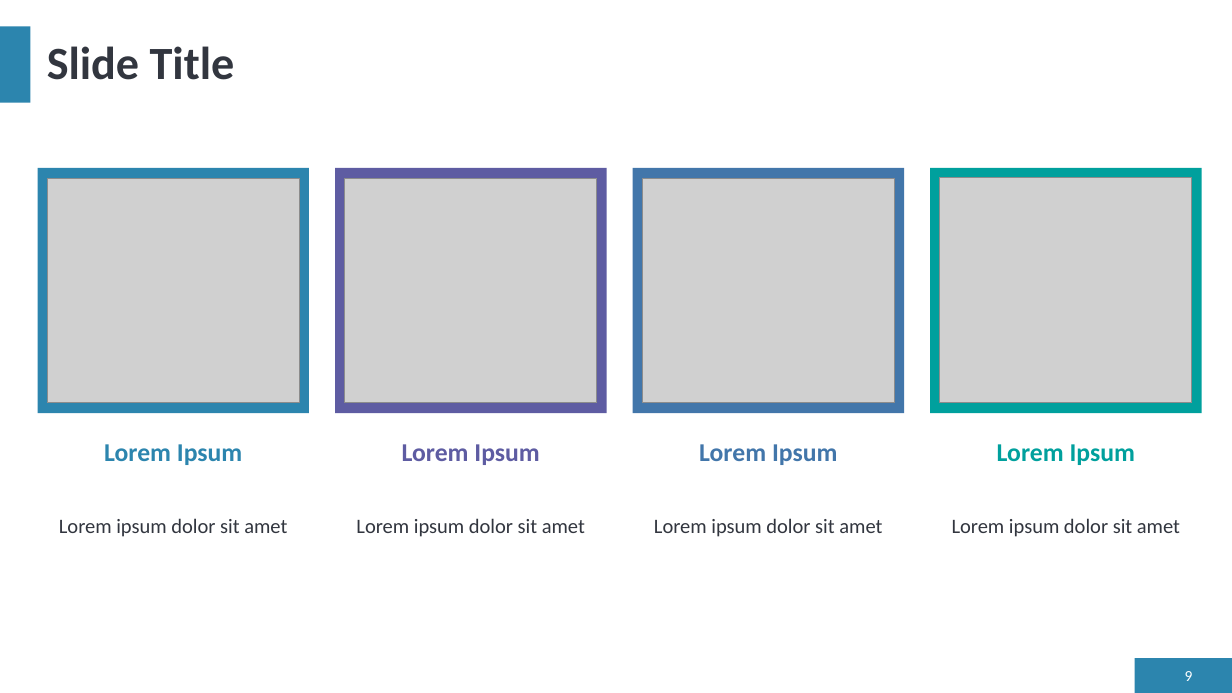
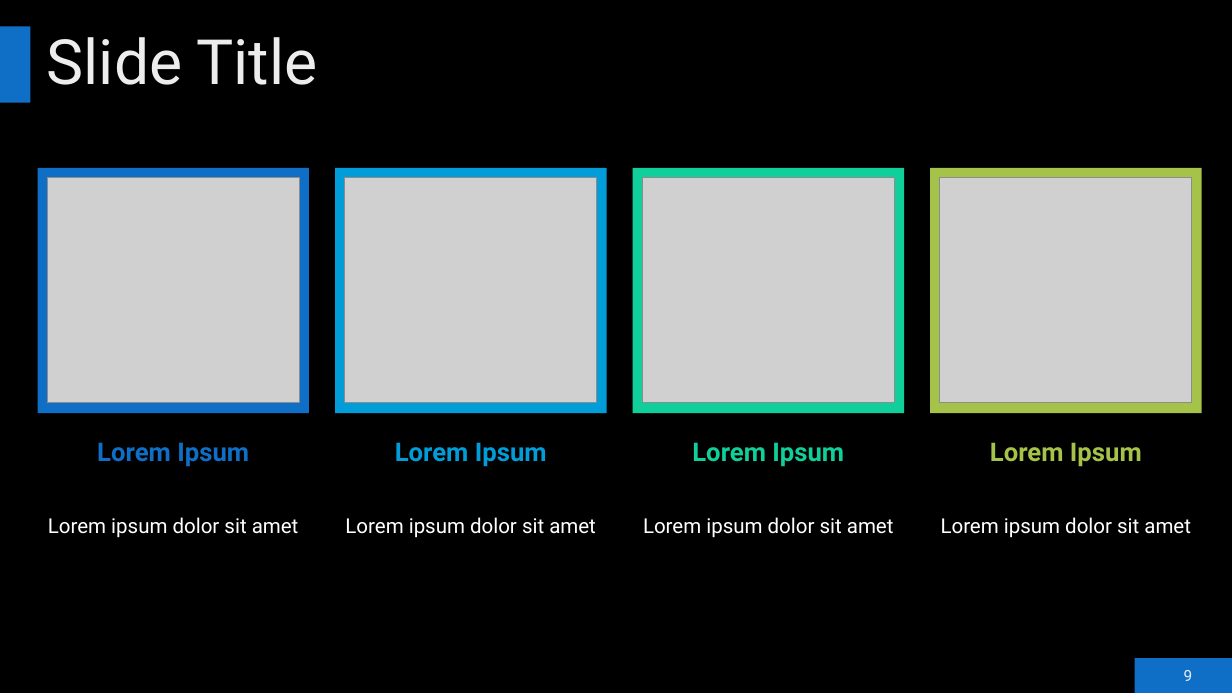
Before and after one commit to ElDon2308/Airline-Sentiment-Analysis, a slide deck: slide 9 of Airline Sentiment Analysis Presentation.pptx. Drawn at 1232x693 pixels with LibreOffice and Linux fonts; fonts in the diff are those of the drawing; grey boxes stand for pictures; background and template pictures are left out. Boxes give left, top, right and bottom in pixels: in the first picture for what was removed or moved away, otherwise in the second. Text is boxed around its words. In the diff, an @@ line names an element or a change of style, - is before the commit and + after.

```diff
--- a/Airline Sentiment Analysis Presentation.pptx
+++ b/Airline Sentiment Analysis Presentation.pptx
@@ background #FFFFFF to picture (left out) @@
@@ title "Slide Title" at (47,37,318,85): size 36 to 48.6 pt, font Calibri to Roboto, text colour #32363F to gradient #DEDEDE to #EDEDED to #FFFFFF, bold off @@
@@ fill #2C85AE to #0F6FC6 in 3 elements at (1135,658,1232,693), (0,26,30,103), (38,168,310,413) @@
@@ rectangle at (335,168,607,413): fill #5E5CA2 to #009DD9 @@
@@ rectangle at (633,168,905,413): fill #4276AA to #10CF9B @@
@@ rectangle at (931,168,1202,413): fill #00A09D to #A5C249 @@
@@ text "Lorem Ipsum" at (97,442,249,467): font Calibri to Roboto, text colour #2C85AE to #0F6FC6 @@
@@ text "Lorem Ipsum" at (395,442,547,467): font Calibri to Roboto, text colour #5E5CA2 to #009DD9 @@
@@ text "Lorem Ipsum" at (692,442,844,467): font Calibri to Roboto, text colour #4276AA to #10CF9B @@
@@ text "Lorem Ipsum" at (990,442,1142,467): font Calibri to Roboto, text colour #00A09D to #A5C249 @@
@@ font Calibri to Roboto, text colour #32363F to #FFFFFF in 4 elements at (48,517,299,538), (345,517,596,538), (643,517,894,538), (941,517,1191,538) @@
@@ page number at (1184,670,1193,681): font Calibri to Roboto, text colour #FFFFFF to gradient #9E9E9E to #EDEDED to #FFFFFF @@
```
Also in this commit, not shown: 7 other slides changed, 2 slides added, 2 slides removed.
